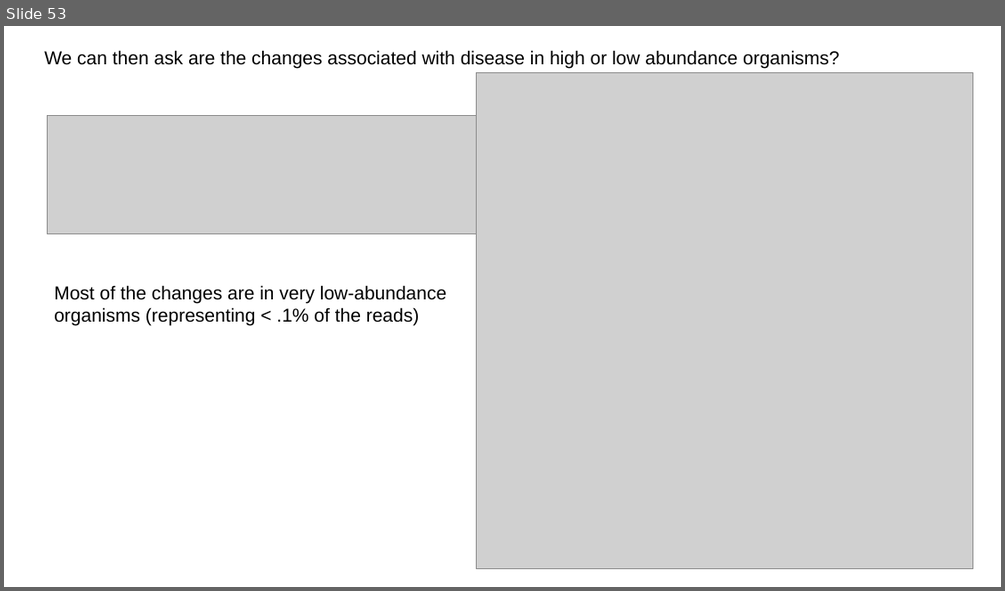
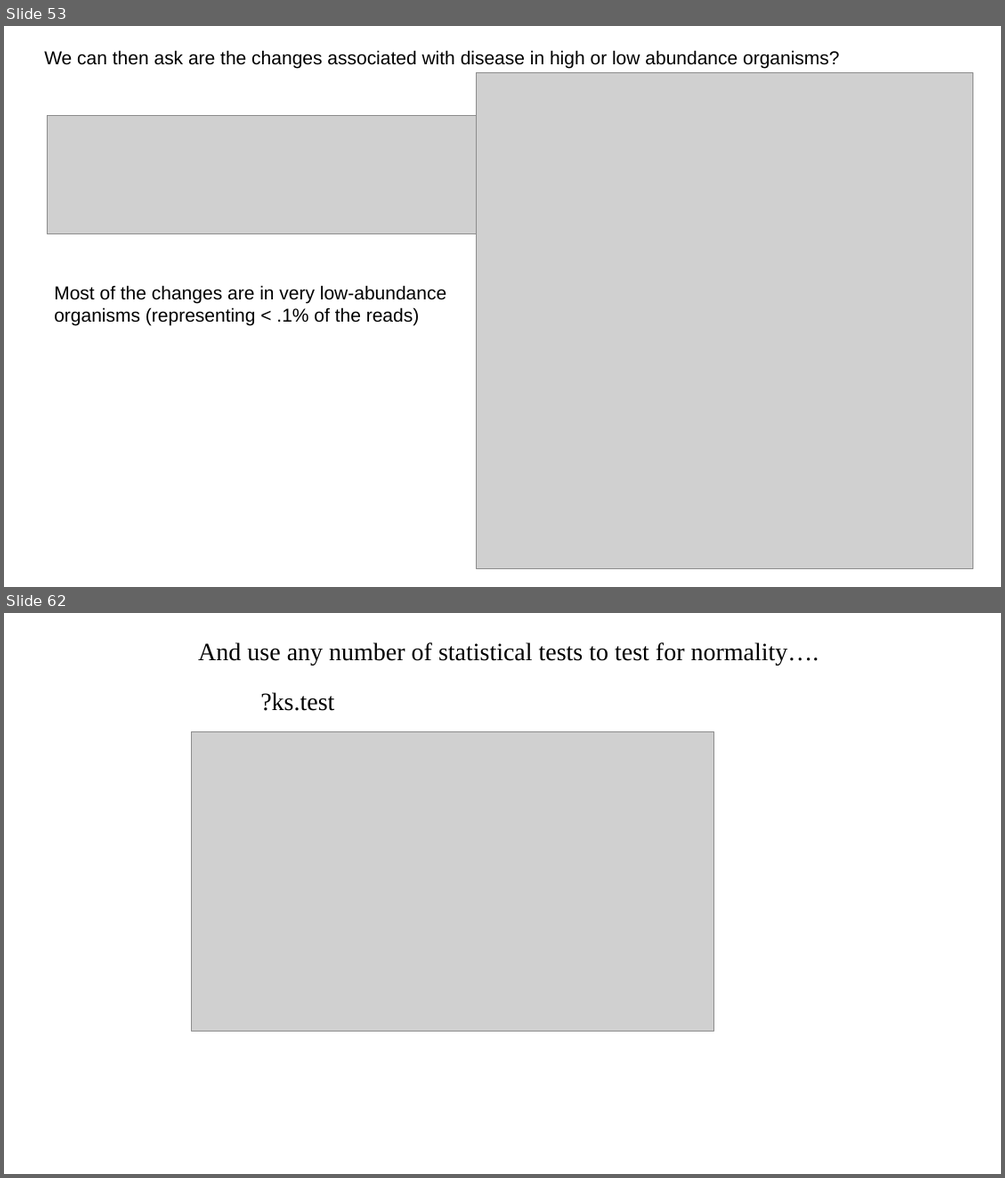
Before and after one commit to afodor/afodor.github.io, a slide deck: classes/ChapelHill2016/ChapelHillWorkshop_Fodor.pptx. Shown one above the other, each under a label of ours: slide 53 before the commit, slides 53 and 62 after it; the slides between them are not shown. The pictures are 1005x591 and 1005x1178 pixels, drawn with LibreOffice and Linux fonts; fonts in the diff are those of the drawing; grey boxes stand for pictures. Boxes give left, top, right and bottom in pixels: in the first picture for what was removed or moved away, otherwise in the second. Text is boxed around its words. In the diff, an @@ line names an element or a change of style, - is before the commit and + after.

Commit message:
add normality assumptions

```diff
--- a/classes/ChapelHill2016/ChapelHillWorkshop_Fodor.pptx
+++ b/classes/ChapelHill2016/ChapelHillWorkshop_Fodor.pptx
@@ slide 62 added at <box>4,613,1001,1174</box>, background #FFFFFF @@
@@ text added at <box>198,642,819,665</box>, 24 pt, text #000000 @@
+And use any number of statistical tests to test for normality….
@@ text added at <box>260,692,334,711</box>, 24 pt, text #000000 @@
+?ks.test
@@ picture added at <box>192,731,714,1030</box> @@
```
Also in this commit, not shown: 6 slides changed, 15 other slides added.
